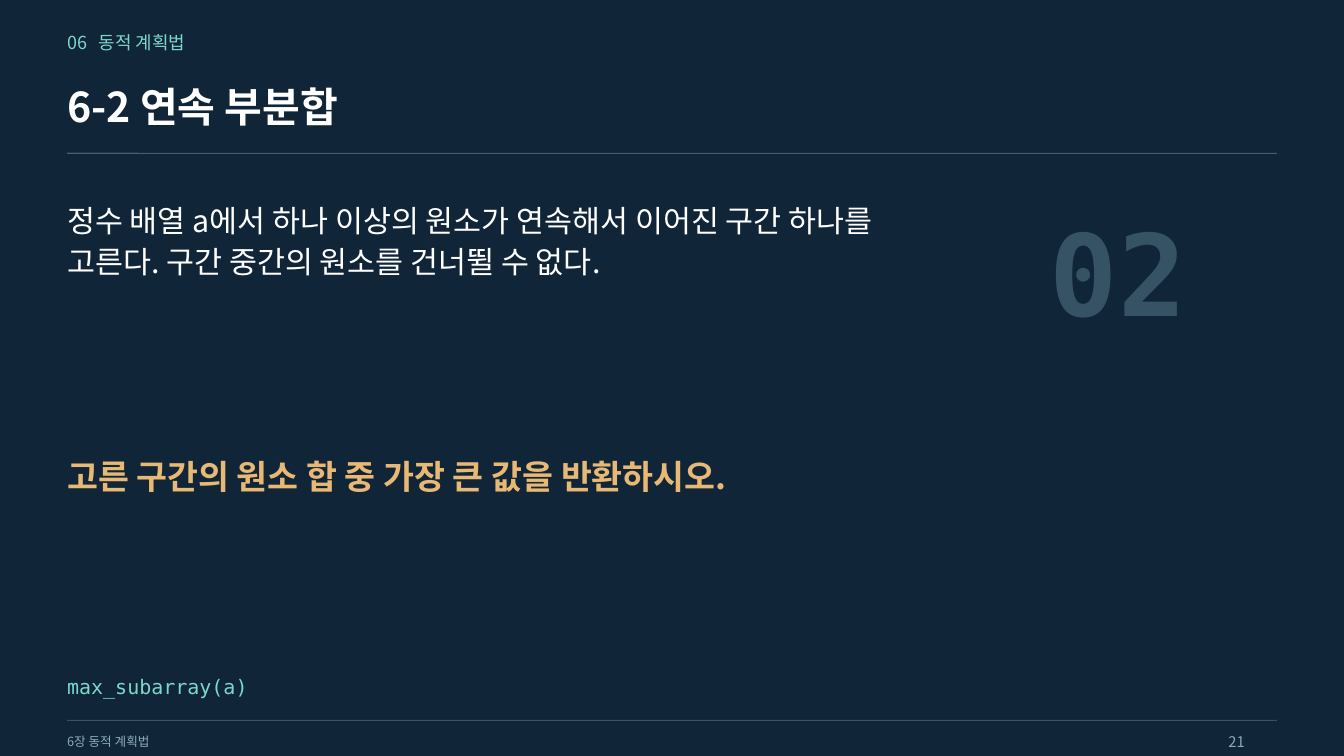
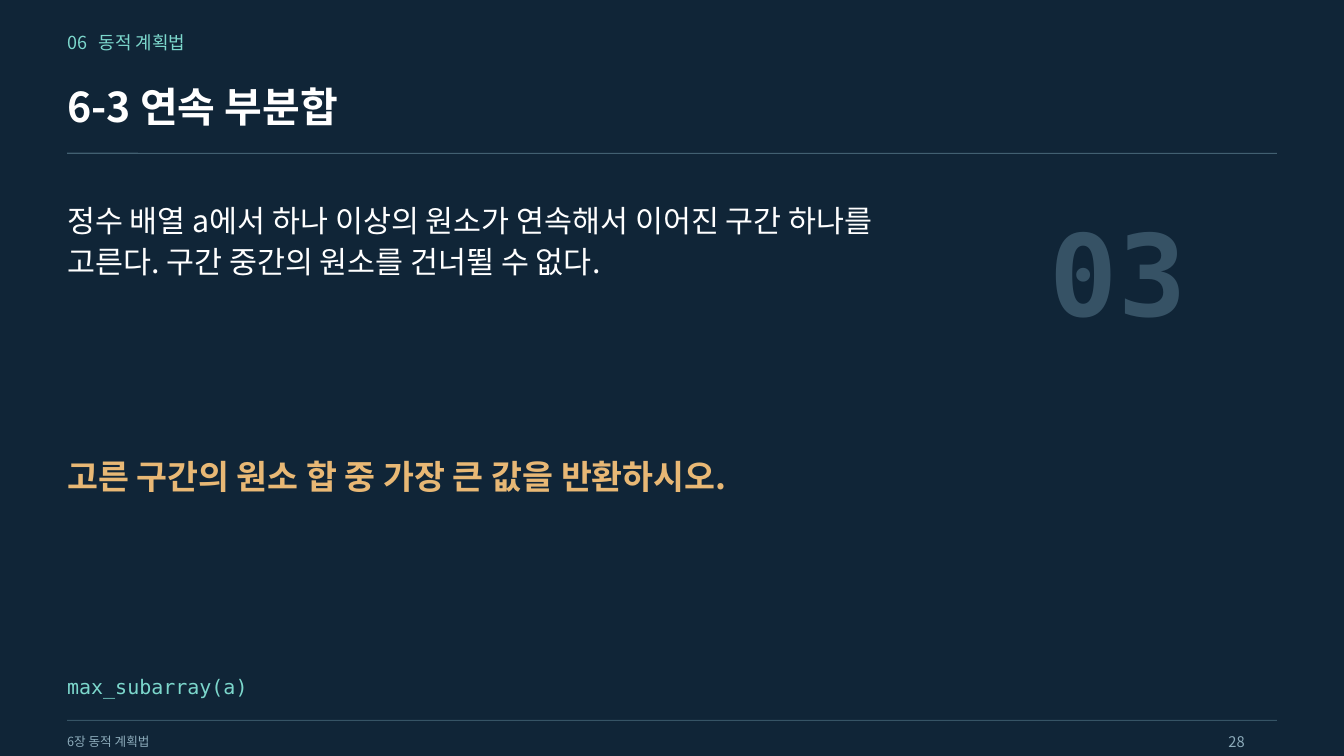
Before and after one commit to Sangdon-Park/Sangdon-Park.github.io, a slide deck: slide 28 of data/알고리즘/6장_동적_계획법.pptx (slide 21 before the commit). Drawn at 1344x756 pixels with LibreOffice and Linux fonts; fonts in the diff are those of the drawing. Boxes give left, top, right and bottom in pixels: in the first picture for what was removed or moved away, otherwise in the second. Text is boxed around its words. In the diff, an @@ line names an element or a change of style, - is before the commit and + after.

```diff
--- a/data/알고리즘/6장_동적_계획법.pptx
+++ b/data/알고리즘/6장_동적_계획법.pptx
@@ text at [67, 87, 338, 126]: text changed @@
-6-2 연속 부분합
+6-3 연속 부분합
@@ text at [1050, 232, 1187, 317]: text changed @@
-02
+03
@@ text at [1228, 736, 1244, 747]: text changed @@
-21
+28
```
Also in this commit, not shown: 49 other slides changed, 1 slide added, 7 slides removed, 22 other files.
